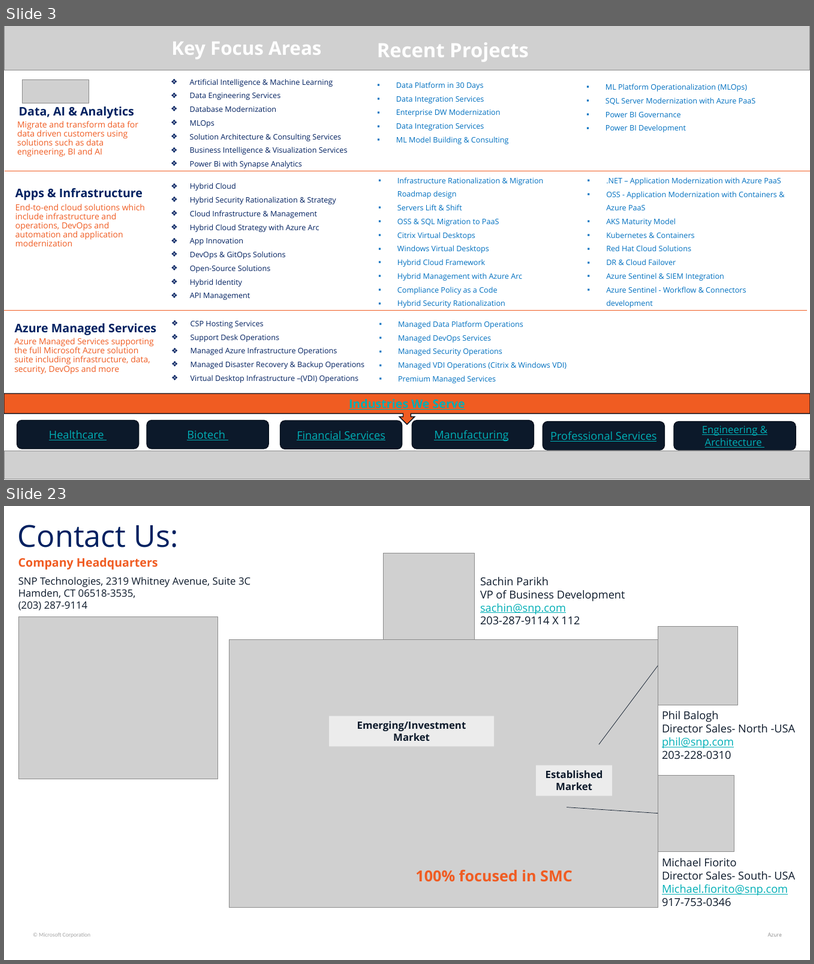
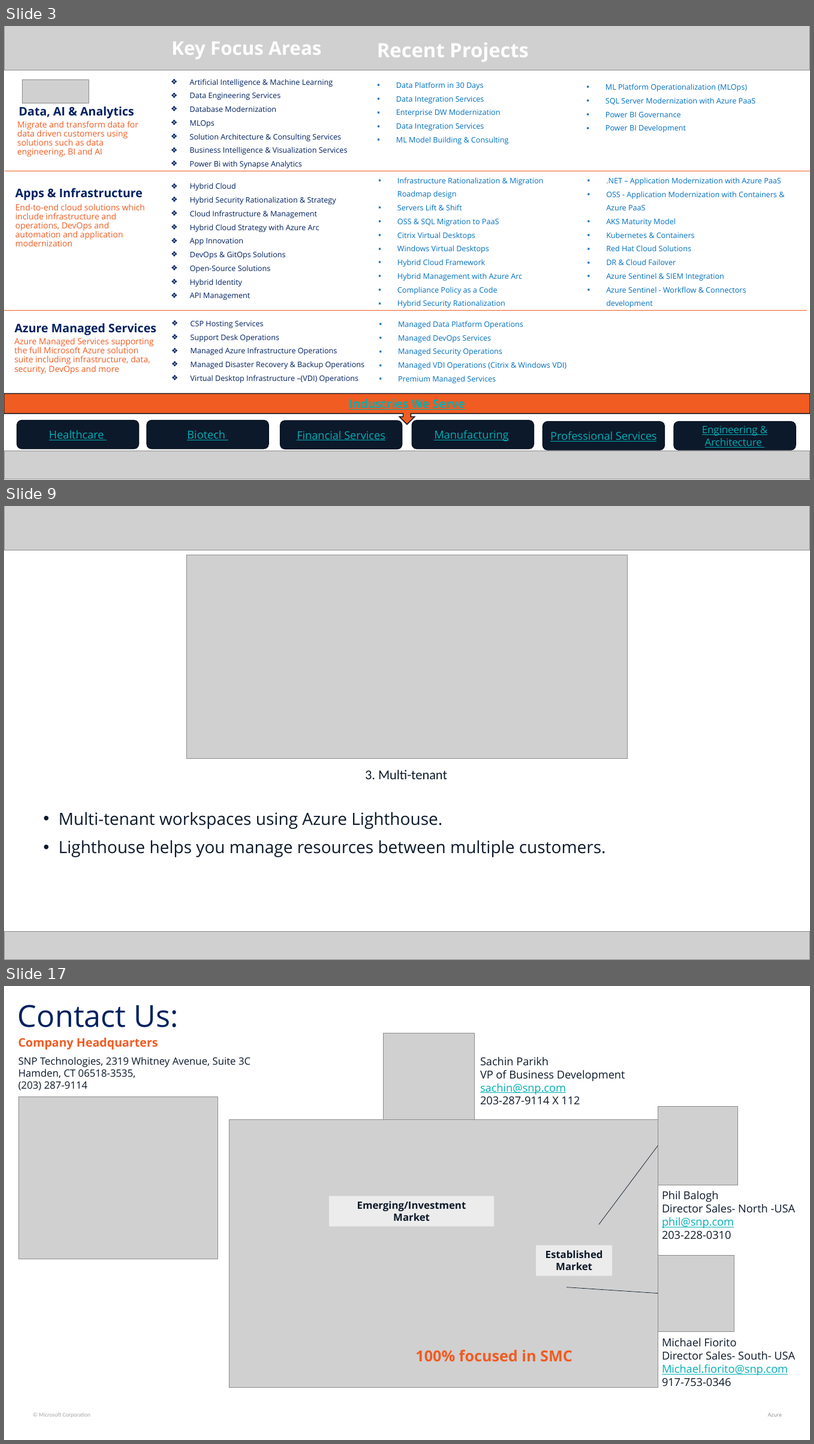
Before and after one commit to Dathasai1234/Personal-Notes, a slide deck: Archive/Presentations/Presentation-2/Virtual Network Gateways.pptx. Shown one above the other, each under a label of ours: slides 3 and 23 before the commit, slides 3, 9 and 17 after it; the slides between them are not shown. The pictures are 814x964 and 814x1444 pixels, drawn with LibreOffice and Linux fonts; fonts in the diff are those of the drawing; grey boxes stand for pictures. Boxes give left, top, right and bottom in pixels: in the first picture for what was removed or moved away, otherwise in the second. Text is boxed around its words. In the diff, an @@ line names an element or a change of style, - is before the commit and + after.

```diff
--- a/Archive/Presentations/Presentation-2/Virtual Network Gateways.pptx
+++ b/Archive/Presentations/Presentation-2/Virtual Network Gateways.pptx
@@ slide 9 added at (4, 506, 810, 960), background #FFFFFF @@
@@ picture added at (4, 506, 810, 550) @@
@@ picture added at (186, 555, 628, 758) @@
@@ text added at (365, 769, 447, 779), 16 pt, text #0C192A @@
+3. Multi-tenant
@@ text added at (59, 811, 606, 857), 20 pt, text #0C192A @@
+• Multi-tenant workspaces using Azure Lighthouse.
+• Lighthouse helps you manage resources between multiple customers.
@@ picture added at (4, 931, 810, 960) @@
@@ what was slide 23 is now slide 17 @@
```
Also in this commit, not shown: 1 slide changed, 11 other slides added, 18 slides removed, 4 other files.
